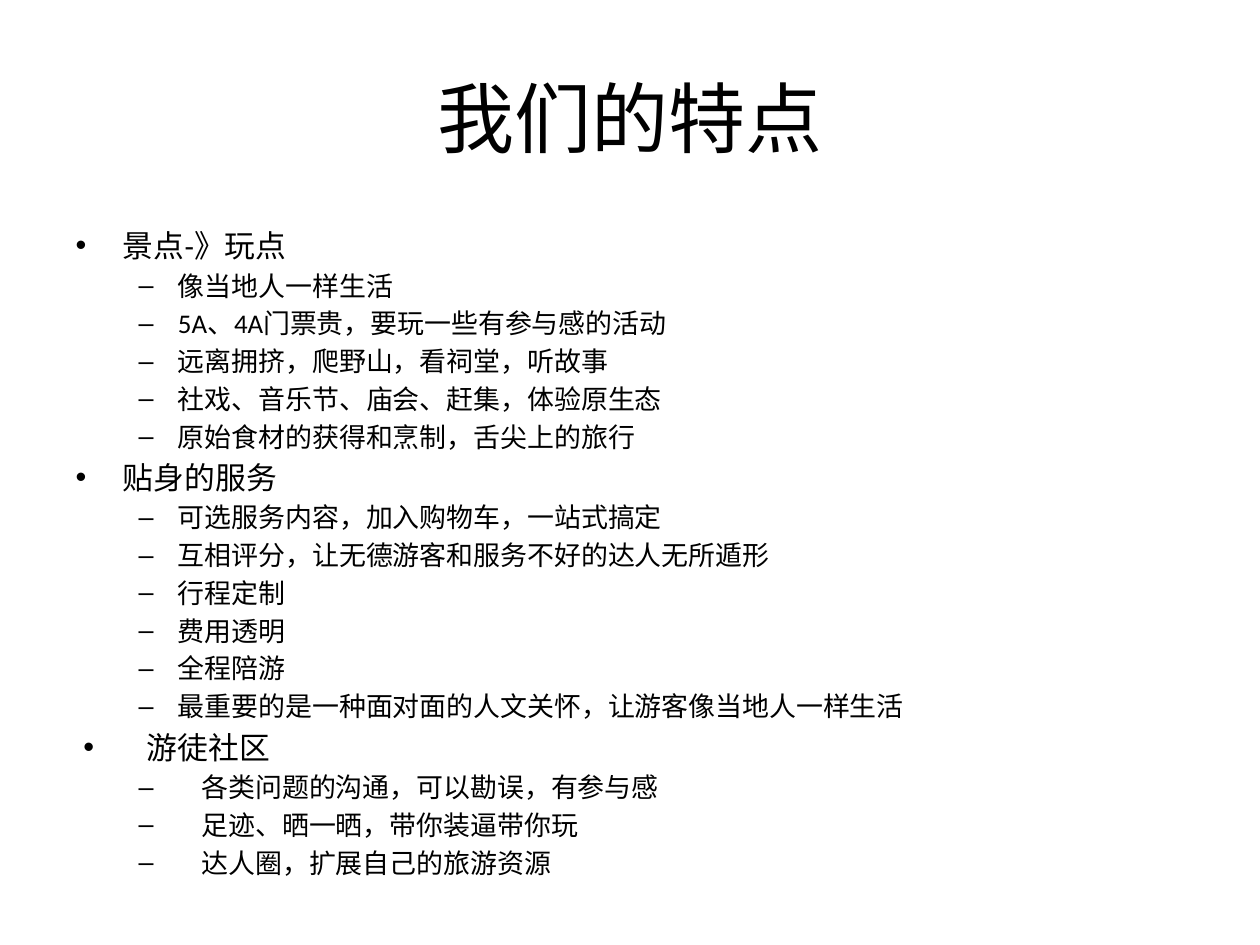
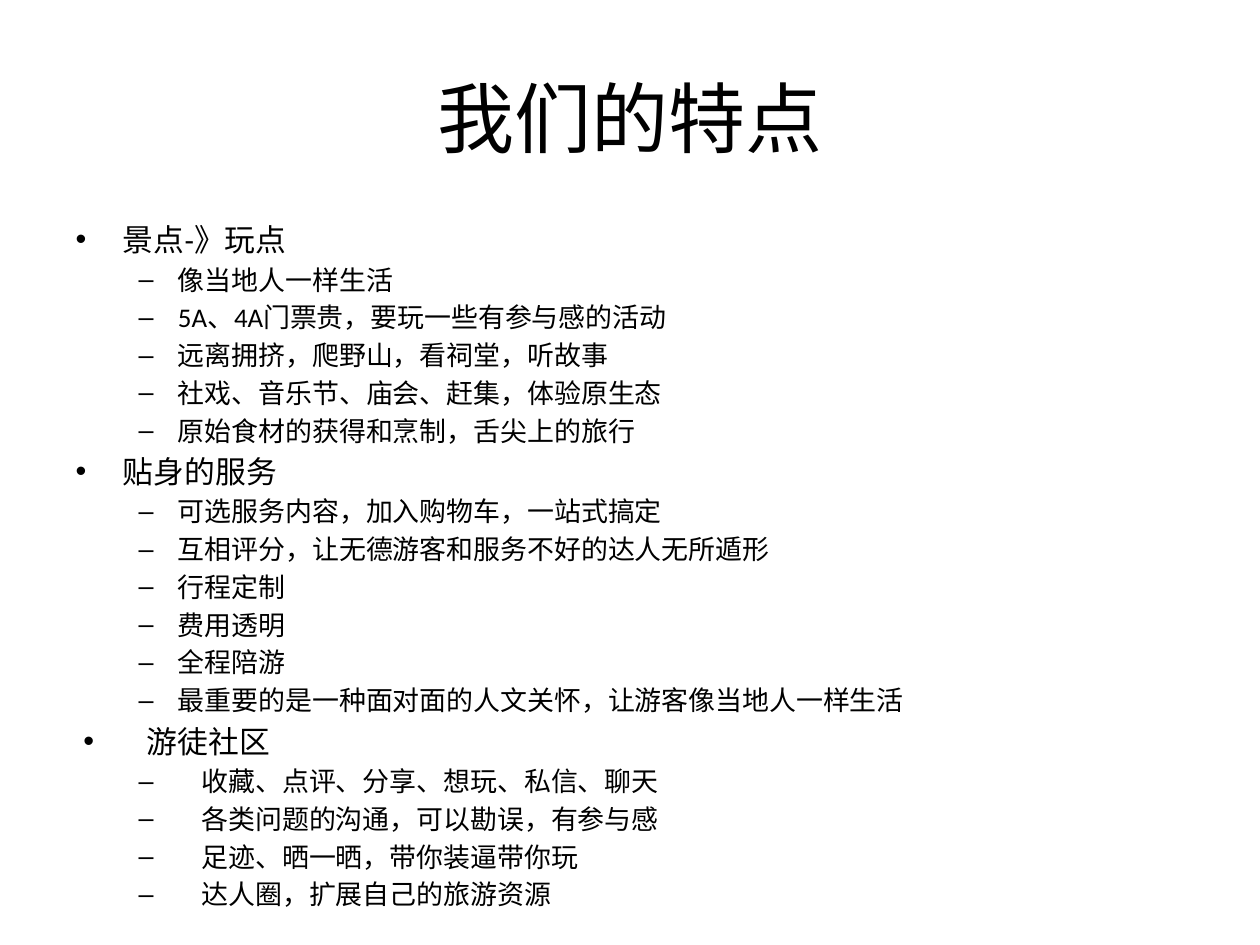
Before and after one commit to Yourtour/yt, a slide deck: slide 19 of yourtour/documents/business/YourTour BP 2.0.pptx (slide 18 before the commit). Drawn at 1260x945 pixels with LibreOffice and Linux fonts; fonts in the diff are those of the drawing. Boxes give left, top, right and bottom in pixels: in the first picture for what was removed or moved away, otherwise in the second. Text is boxed around its words. In the diff, an @@ line names an element or a change of style, - is before the commit and + after.

```diff
--- a/yourtour/documents/business/YourTour BP 2.0.pptx
+++ b/yourtour/documents/business/YourTour BP 2.0.pptx
@@ text at <box>202,768,659,794</box>: paragraph added @@
+  – 收藏、点评、分享、想玩、私信、聊天
```
Also in this commit, not shown: 12 other slides changed, 3 slides added, 2 other files.
